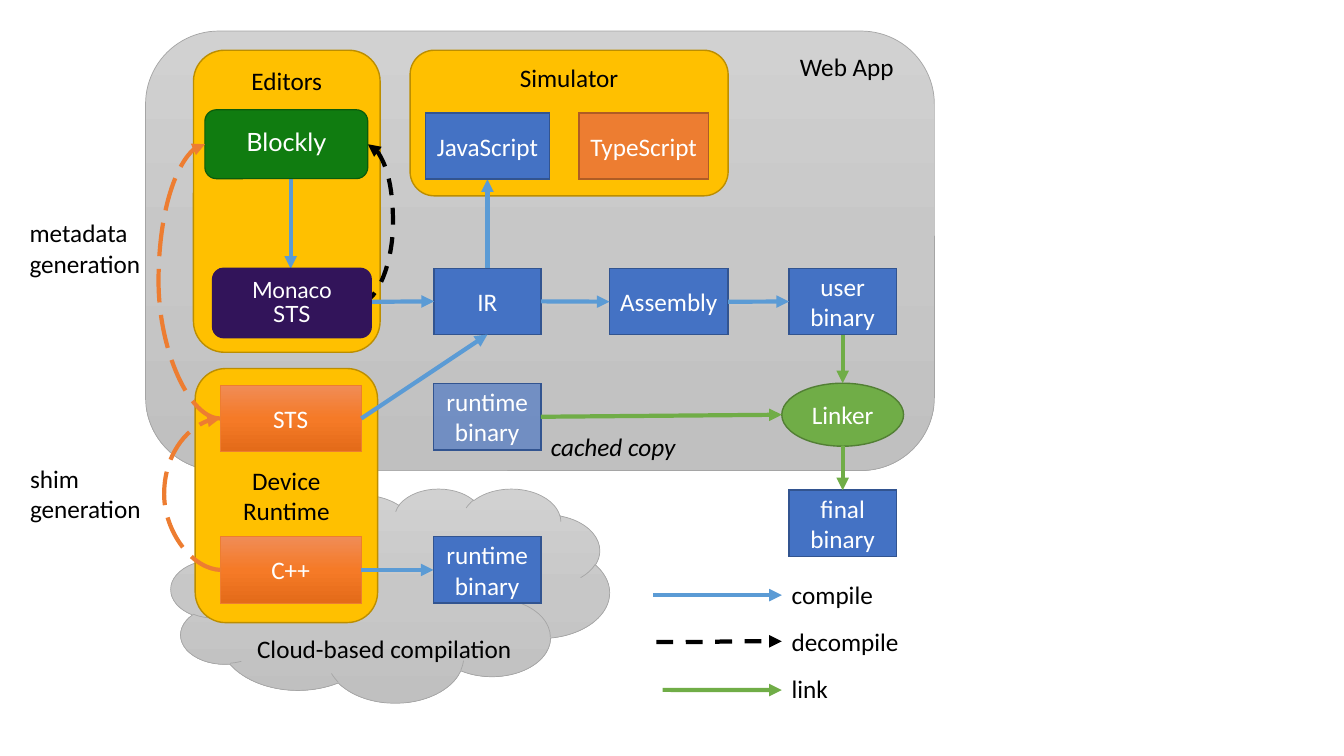
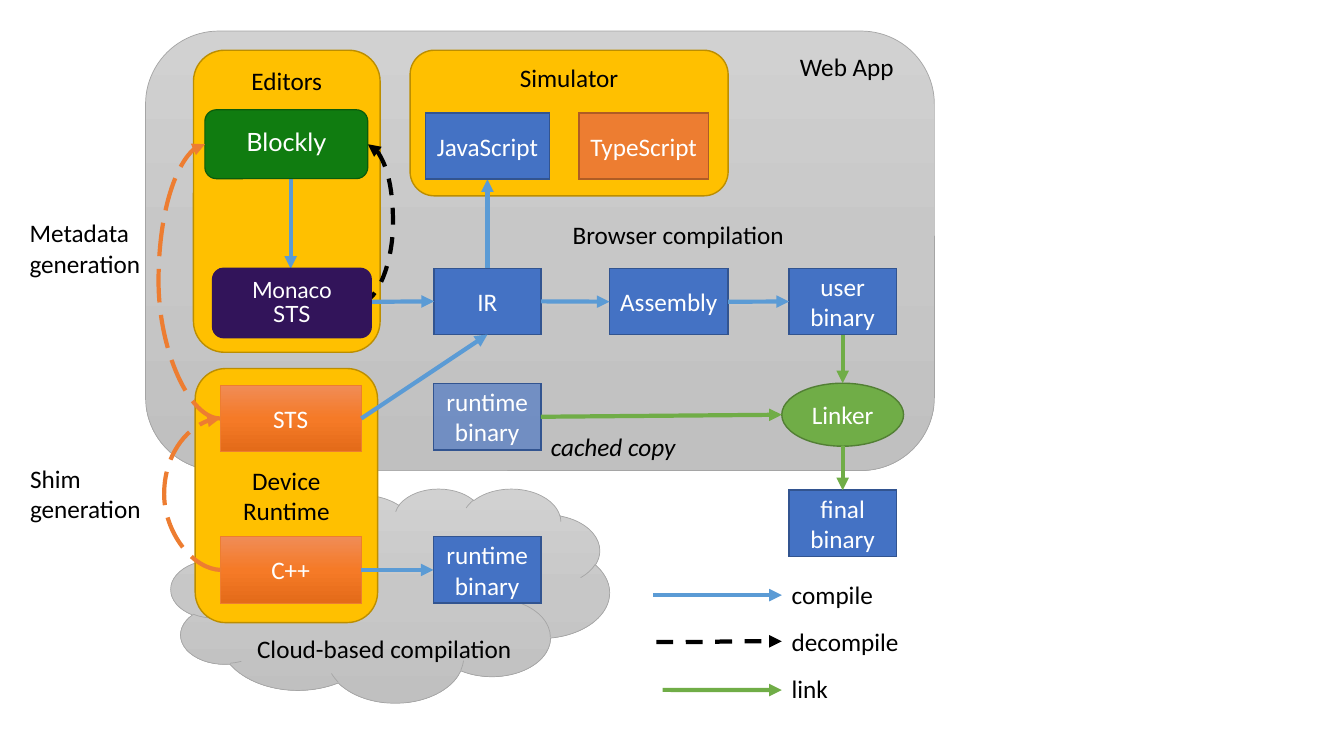
Before and after one commit to microsoft/pxt, a slide deck: slide 1 of papers/tr2017/diagrams.pptx. Drawn at 1344x756 pixels with LibreOffice and Linux fonts; fonts in the diff are those of the drawing. Boxes give left, top, right and bottom in pixels: in the first picture for what was removed or moved away, otherwise in the second. Text is boxed around its words. In the diff, an @@ line names an element or a change of style, - is before the commit and + after.

```diff
--- a/papers/tr2017/diagrams.pptx
+++ b/papers/tr2017/diagrams.pptx
@@ text at <box>30,224,141,278</box>: text changed @@
-metadata generation
+Metadata generation
@@ text added at <box>573,226,784,248</box>, 18 pt, text #000000 @@
+Browser compilation
@@ text at <box>30,470,141,523</box>: text changed @@
-shim generation
+Shim generation
```
Also in this commit, not shown: 3 other files.
